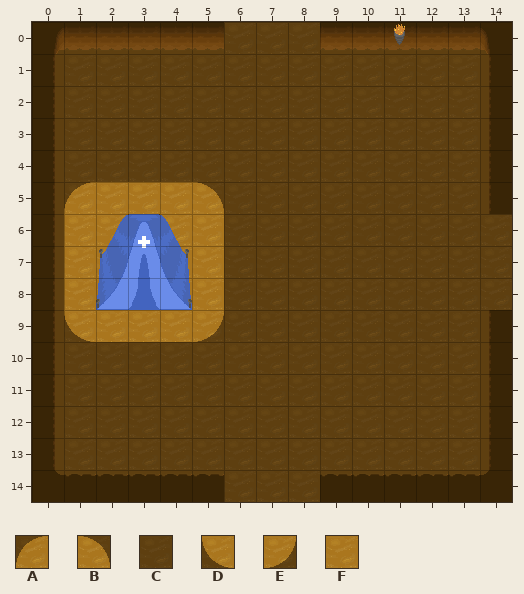
One commit to this Tiled map: ProjectCrusade/Content/Levels/Level1/RestRoom.tmx. The picture above is the old version.
Cells are 32x32 px. Shown: x 0..14, y 0..14.
Key: from "Tiles": A 8, B 9, C 21, D 24, E 25, F 26.
_ is an empty cell, # one hidden under a higher layer.
Layers that did not change in this view are not listed.
Layer "Floor" before, first column x 0:
 0 ######CCC######
 1 #CCCCCCCCCCCCC#
 2 #CCCCCCCCCCCCC#
 3 #CCCCCCCCCCCCC#
 4 #CCCCCCCCCCCCC#
 5 #AFFFBCCCCCCCC#
 6 #FFCFFCCCCCCCCC
 7 #FF#FFCCCCCCCCC
 8 #FF#FFCCCCCCCCC
 9 #DFFFECCCCCCCC#
10 #CCCCCCCCCCCCC#
11 #CCCCCCCCCCCCC#
12 #CCCCCCCCCCCCC#
13 #CCCCCCCCCCCCC#
14 ######CCC######
Now the later version:
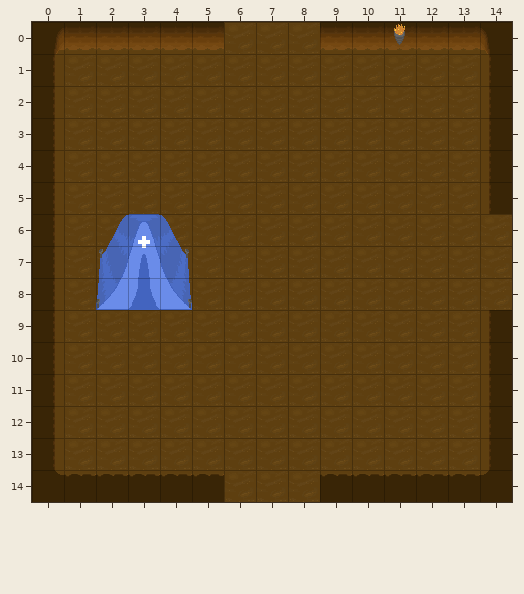
The edit:
{"where": "layer \"Floor\""}
{"y":5,"x":1,"old":"AFFFB","new":"CCCCC"}
{"y":6,"x":1,"old":"FF","new":"CC"}
{"y":6,"x":4,"old":"FF","new":"CC"}
{"y":7,"x":1,"old":"FF","new":"CC"}
{"y":7,"x":4,"old":"FF","new":"CC"}
{"y":8,"x":1,"old":"FF","new":"CC"}
{"y":8,"x":4,"old":"FF","new":"CC"}
{"y":9,"x":1,"old":"DFFFE","new":"CCCCC"}
